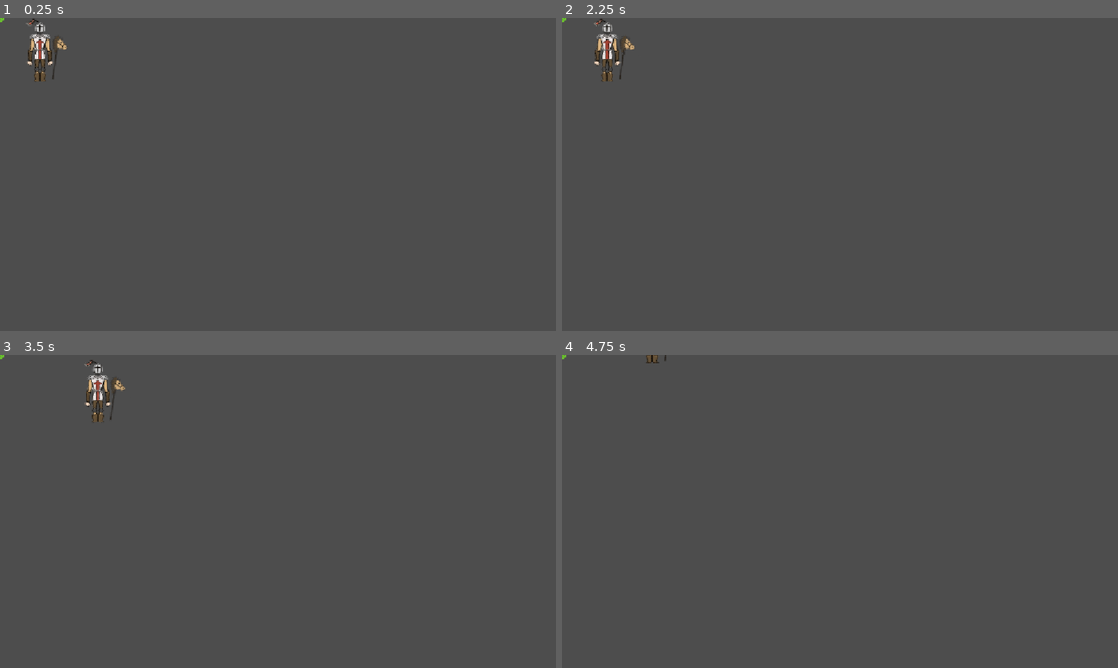
Above: before the commit, frames 1-4 (two rows, left to right).
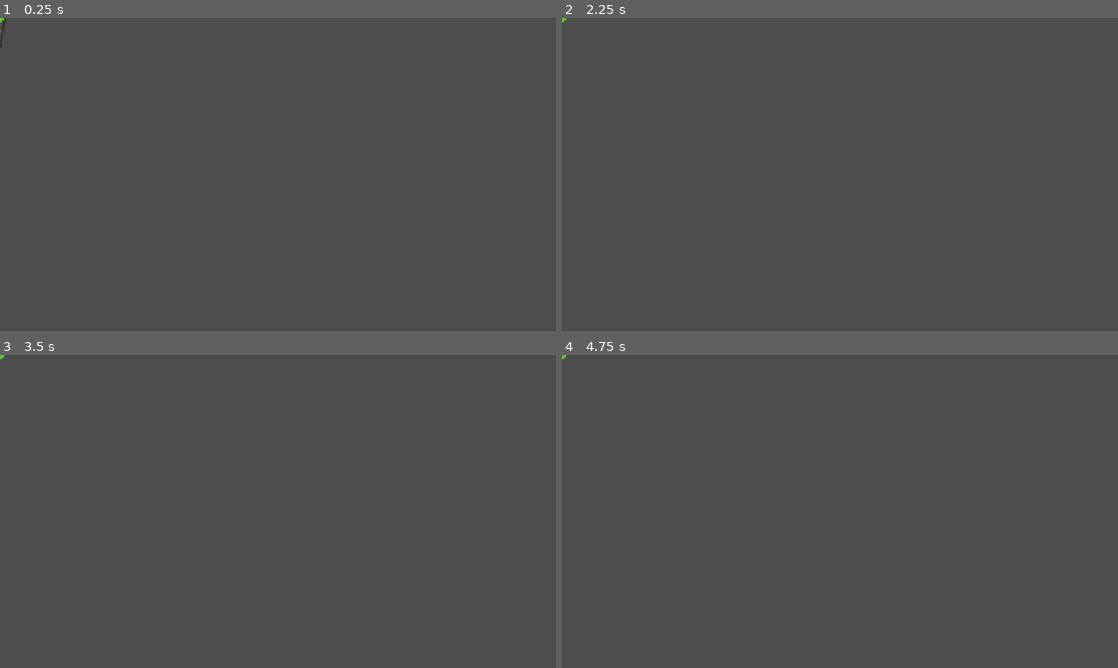
Above: after the commit, the same moments.

Repository: paigepidgeon/cmpm-17-prototype-paige-pidgeon
Game: Godot game, scene res://Scenes/Main.tscn
Two runs of this game, one before a commit and one after it. Both use one fixed random seed, a clock stepped at 60 frames per second and the inputs below.
Inputs:
- Up to frame 1 (0.25 s): no input
- Up to frame 2 (2.25 s): tap Enter at 0.5, 2 s; hold A (A) 0.53-1.28 s; tap Space at 1.25 s; tap A (A) at 1.35 s; hold D (D) from 2.03 s (still down)
- Up to frame 3 (3.5 s): tap A (A) at 2.3, 3.05 s; release D (D) at 2.78 s; tap S (S) at 2.85 s
- Up to frame 4 (4.75 s): hold W (W) 3.53-4.28 s; tap A (A) at 3.8, 4.35 s

The runs differ from the first frame. In frame 1, 0.5% of the frame differs, in the area x 0-12%, y 0-21%; in frame 2, 0.5%; in frame 3, 0.5%; in frame 4, less than 0.1%.

Commit message:
making sure files are in the correct places and named correctly

Diff:
--- a/Scenes/player.gd
+++ b/Scenes/player.gd
@@ -1,7 +1,7 @@
 extends CharacterBody2D
 
 @export var speed : float = 200
-@export var acceleration : float = 0.05
+@export var acceleration : float = 0.08
 @export var deceleration : float = 0.08
 
 func _physics_process(_delta: float) -> void:
@@ -11,7 +11,7 @@
 
 	if Input.is_action_pressed("D"):
 		velocity.x = lerp(velocity.x, speed, acceleration)
-	elif Input.is_action_pressed("A"):
+	if Input.is_action_pressed("A"):
 		velocity.x = lerp(velocity.x, -speed, acceleration)
 	else: velocity.x = lerp(velocity.x, 0.0 , deceleration)
 	if Input.is_action_pressed("S"):
--- a/Scenes/player.tscn
+++ b/Scenes/player.tscn
@@ -3,12 +3,15 @@
 [ext_resource type="Texture2D" uid="uid://u8igxeactp35" path="res://png/Knight png push.png" id="1_v0iea"]
 
 [sub_resource type="RectangleShape2D" id="RectangleShape2D_nbtmm"]
+size = Vector2(31, 108)
 
 [node name="Player" type="CharacterBody2D" unique_id=553625836]
+collision_layer = 3
 
 [node name="CollisionShape2D" type="CollisionShape2D" parent="." unique_id=1041223361]
+position = Vector2(-1.5, 10)
 shape = SubResource("RectangleShape2D_nbtmm")
 
 [node name="Sprite2D" type="Sprite2D" parent="." unique_id=887595995]
-position = Vector2(66, 68)
+position = Vector2(2, 3)
 texture = ExtResource("1_v0iea")
